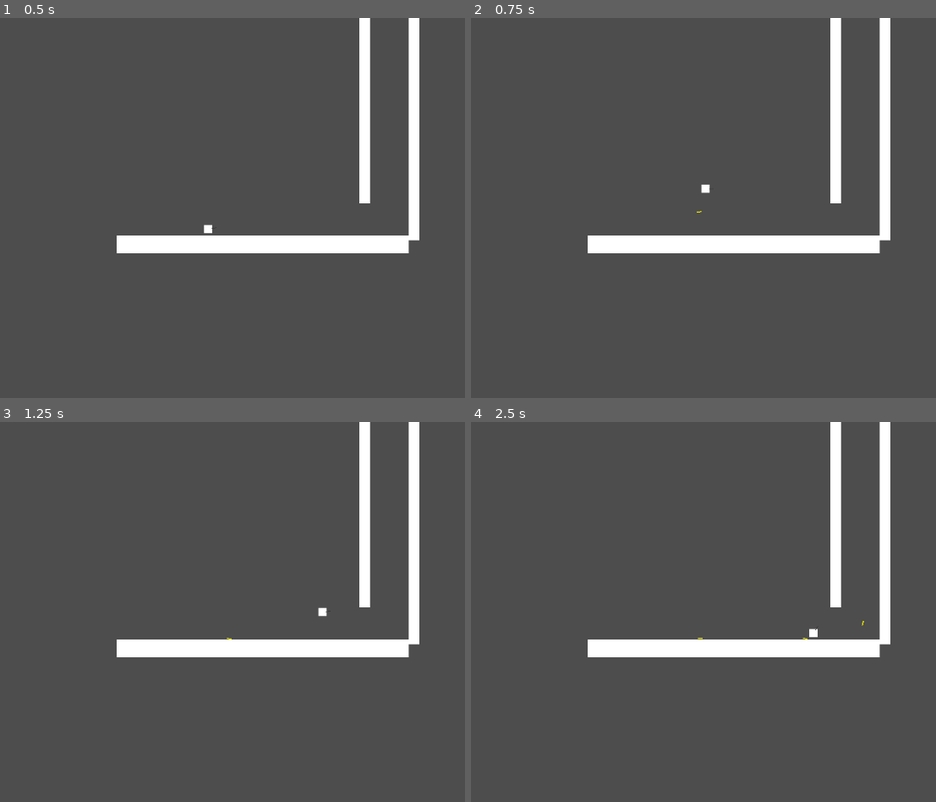
Above: before the commit, frames 1-4 (two rows, left to right).
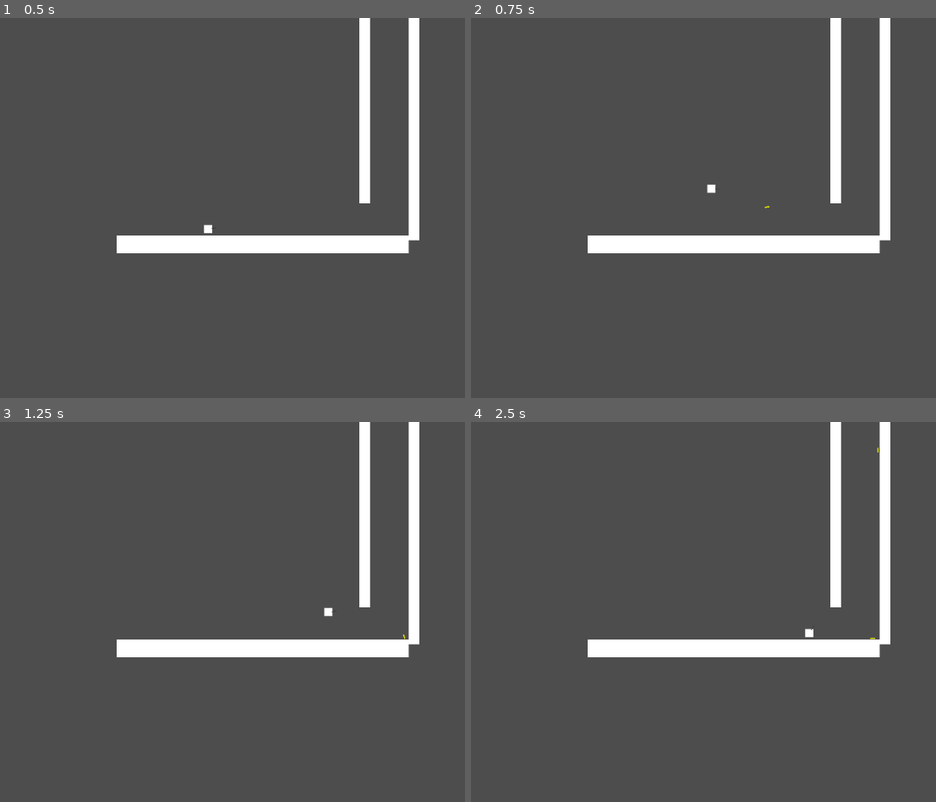
Above: after the commit, the same moments.

Repository: EliasJHL/EpitechJAM_2
Game: Godot game, scene res://main_scene.tscn
Same seed, same stepped clock (60 frames per second), same inputs: the game is played once before the commit and once after it.
Inputs (mouse positions are in pixels of both pictures, inside the frame that each line leads up to):
- Up to frame 1 (0.5 s): no input
- Up to frame 2 (0.75 s): tap Enter (ui_accept) at 0.5 s; move the mouse to (outside the picture) at 0.52 s; hold Right (ui_right) from 0.53 s (still down); click (outside the picture) at 0.6 s
- Up to frame 3 (1.25 s): keep holding Right (ui_right); tap Enter (ui_accept) at 0.77 s
- Up to frame 4 (2.5 s): move the mouse to (675, 631) at 1.27 s; click (675, 631) at 1.35 s; tap Enter (ui_accept) at 1.52 s; move the mouse to (875, 528) at 2.02 s; release Right (ui_right) at 2.03 s; hold Left (ui_left) from 2.03 s (still down); click (875, 528) at 2.1 s

Frame 1 is identical in both runs. In frame 2, less than 0.1% of the frame differs, in the area x 48-65%, y 43-52%; in frame 3, less than 0.1%, in the area x 48-88%, y 48-58%; in frame 4, less than 0.1%.

Commit message:
[FINISH] fire system finished

Diff:
--- a/CharacterBody2D.gd
+++ b/CharacterBody2D.gd
@@ -27,6 +27,10 @@
 		bullet.rotate($Weapon_rotation.rotation)
 		#Ajout des clones des balles sur la scene
 		get_tree().get_root().add_child(bullet)
+		#Application d'une impulsion
+		var impulse_direction = Vector2.RIGHT.rotated($Weapon_rotation.rotation)
+		impulse_direction = impulse_direction.normalized()
+		bullet.apply_impulse(impulse_direction * 1000)
 
 #Système de gravité et déplacements basiques
 func _physics_process(delta):
